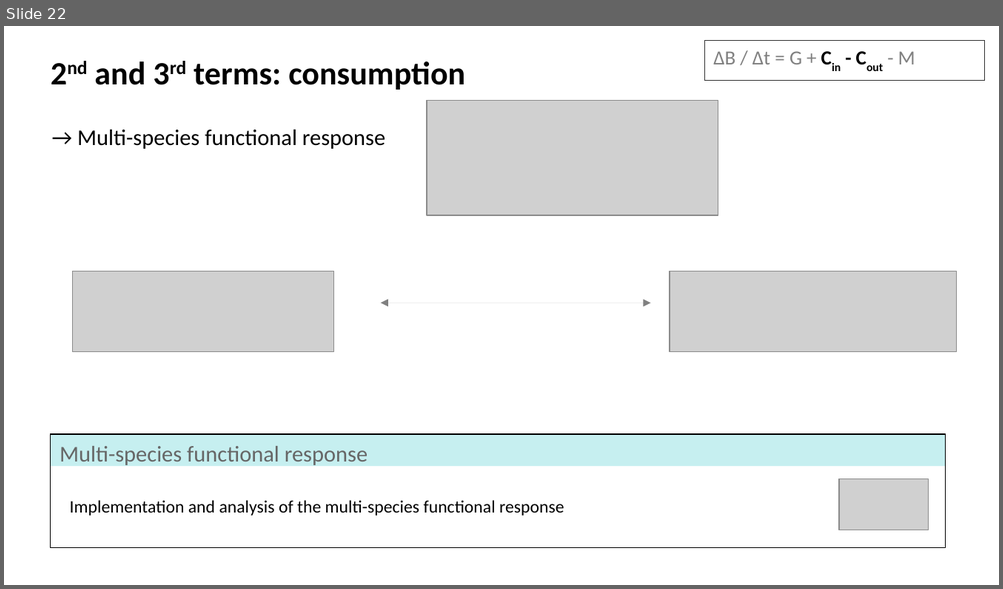
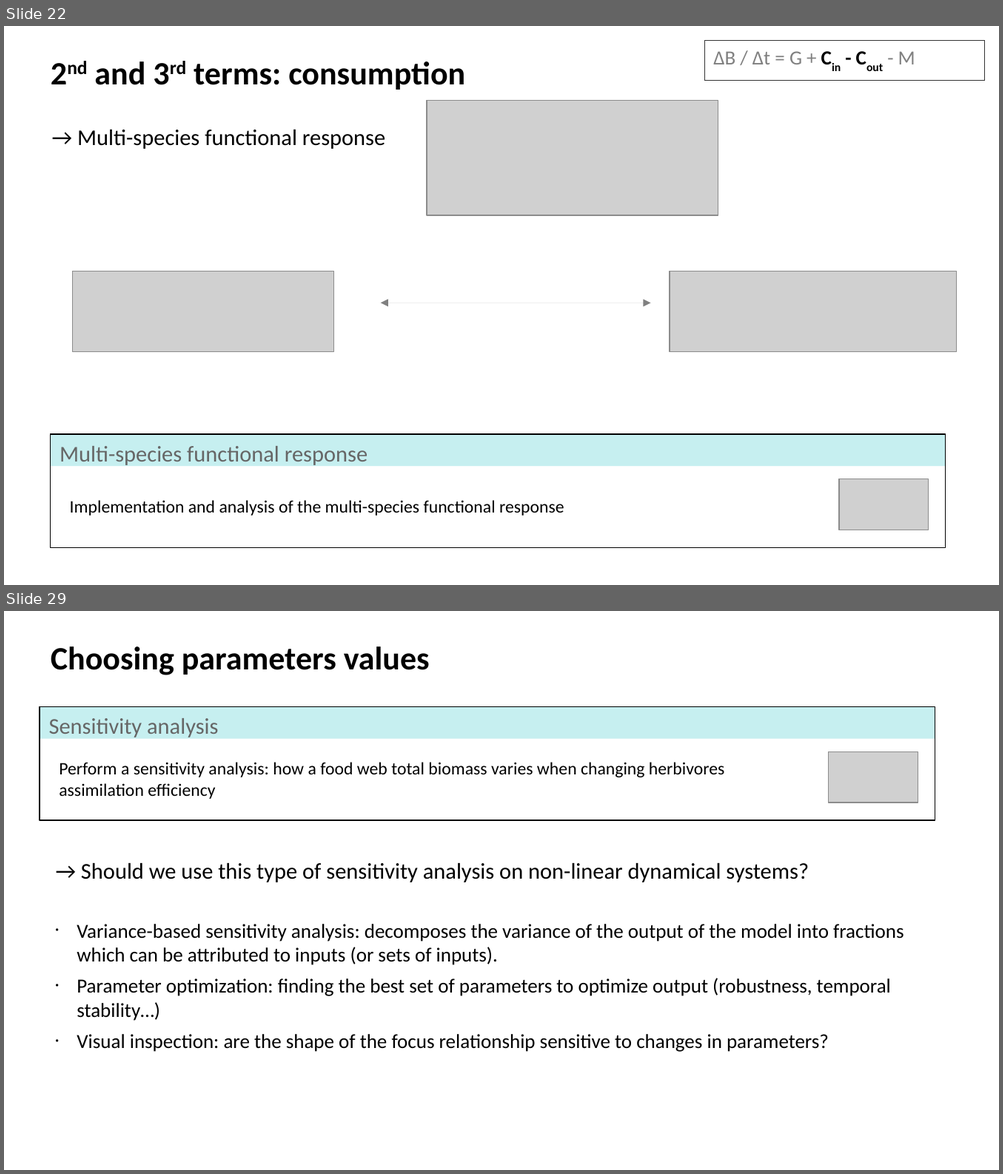
Before and after one commit to evadelmas/FoodwebsBioenergetics, a slide deck: slides.odp. Shown one above the other, each under a label of ours: slide 22 before the commit, slides 22 and 29 after it; the slides between them are not shown. The pictures are 1003x589 and 1003x1174 pixels, drawn with LibreOffice and Linux fonts; fonts in the diff are those of the drawing; grey boxes stand for pictures. Boxes give left, top, right and bottom in pixels: in the first picture for what was removed or moved away, otherwise in the second. Text is boxed around its words. In the diff, an @@ line names an element or a change of style, - is before the commit and + after.

```diff
--- a/slides.odp
+++ b/slides.odp
@@ slide 29 added at (4, 611, 999, 1170), background #FFFFFF @@
@@ text added at (51, 647, 430, 675), 26 pt, text #000000, bold @@
+Choosing parameters values
@@ rectangle added at (40, 706, 934, 738), fill #48CCD1 at 31% opacity @@
@@ rectangle added at (40, 706, 934, 820), outline #000000 0.79 pt, 18 pt, text #666666 @@
+Sensitivity analysis
@@ text added at (59, 762, 725, 799), 14 pt, text #000000 @@
+Perform a sensitivity analysis: how a food web total biomass varies when changing herbivores assimilation efficiency
@@ picture added at (828, 752, 917, 803) @@
@@ text added at (77, 863, 904, 1052), 16 pt, text #000000 @@
+→ Should we use this type of sensitivity analysis on non-linear dynamical systems?
+• Variance-based sensitivity analysis: decomposes the variance of the output of the model into fractions which can be attributed to inputs (or sets of inputs).
+• Parameter optimization: finding the best set of parameters to optimize output (robustness, temporal stability…)
+• Visual inspection: are the shape of the focus relationship sensitive to changes in parameters?
```
Also in this commit, not shown: 4 slides changed, 8 other slides added, 2 slides removed, 2 other files.
